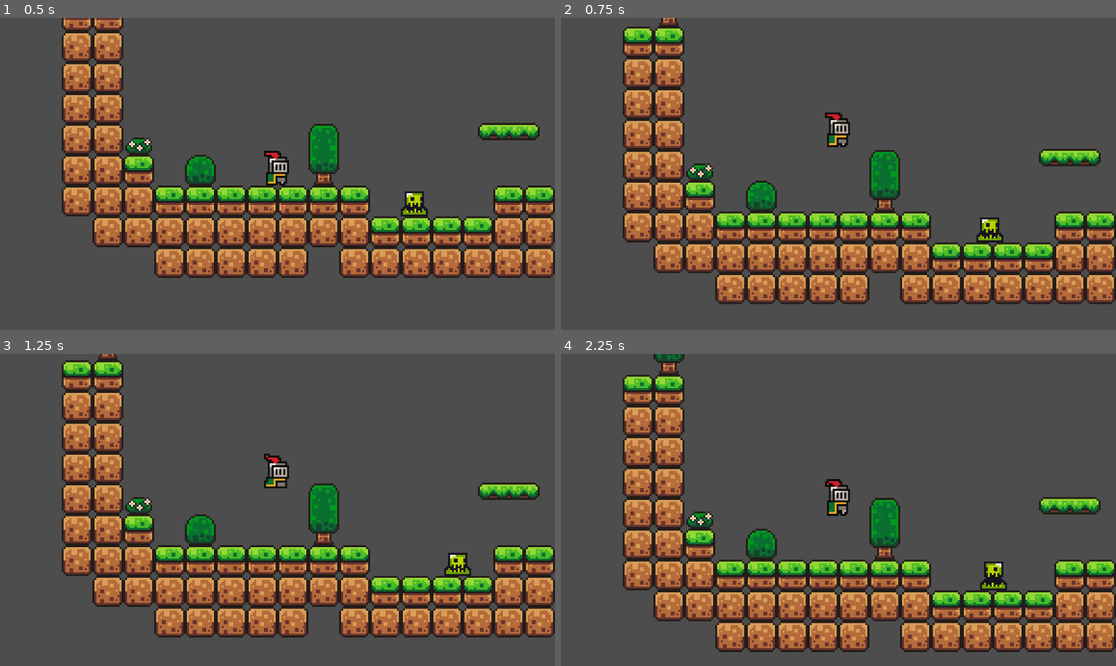
Above: before the commit, frames 1-4 (two rows, left to right).
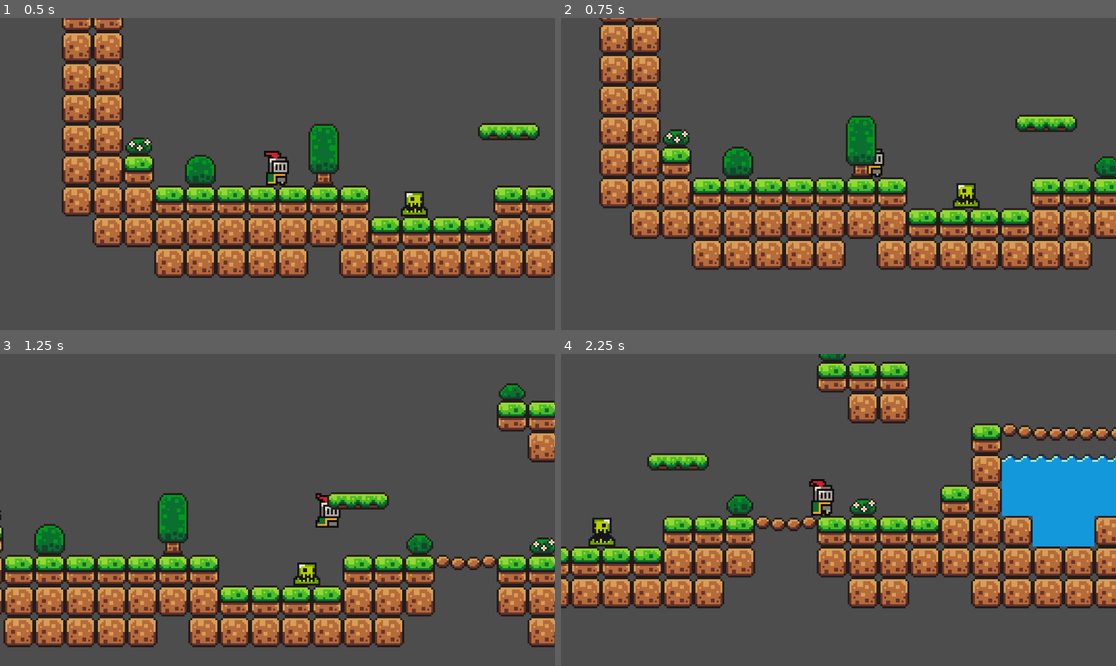
Above: after the commit, the same moments.

Repository: MevyDev/godot-brackeys-tutorial-2d
Game: Godot game, scene res://levels/level1/level_1.tscn
Two runs of this game, one before a commit and one after it. Both use one fixed random seed, a clock stepped at 60 frames per second and the inputs below.
Inputs:
- Up to frame 1 (0.5 s): no input
- Up to frame 2 (0.75 s): tap Enter (ui_accept) at 0.5, 0.6 s; hold A (move_right) from 0.53 s (still down)
- Up to frame 3 (1.25 s): keep holding A (move_right); tap Space (jump) at 0.77, 0.8, 1.07 s
- Up to frame 4 (2.25 s): tap Space (jump) at 1.35, 1.52, 1.82 s; tap Enter (ui_accept) at 1.55, 2.1 s; release A (move_right) at 2.03 s; hold S (move_left) from 2.03 s (still down)

Frame 1 is identical in both runs. In frame 2, 39% of the frame differs, in the area x 6-100%, y 0-92%; in frame 3, 41%; in frame 4, 52%, in the area x 0-100%, y 0-96%.

Commit message:
custom input mappings used in player

Diff:
--- a/entities/player/player.gd
+++ b/entities/player/player.gd
@@ -11,12 +11,12 @@
 		velocity += get_gravity() * delta
 
 	# Handle jump.
-	if Input.is_action_just_pressed("ui_accept") and is_on_floor():
+	if Input.is_action_just_pressed("jump") and is_on_floor():
 		velocity.y = JUMP_VELOCITY
 
 	# Get the input direction and handle the movement/deceleration.
 	# As good practice, you should replace UI actions with custom gameplay actions.
-	var direction := Input.get_axis("ui_left", "ui_right")
+	var direction := Input.get_axis("move_left", "move_right")
 	if direction:
 		velocity.x = direction * SPEED
 	else:
